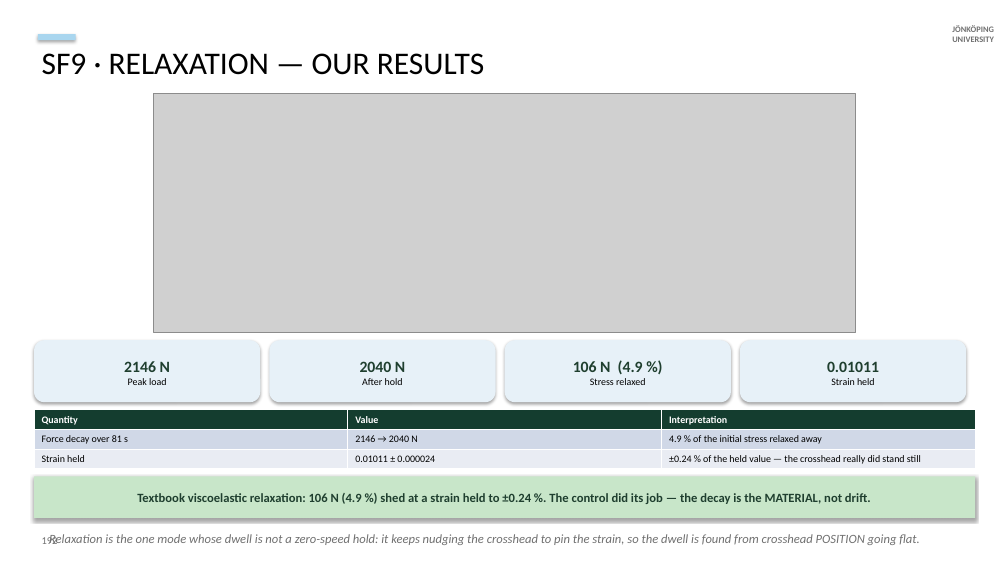
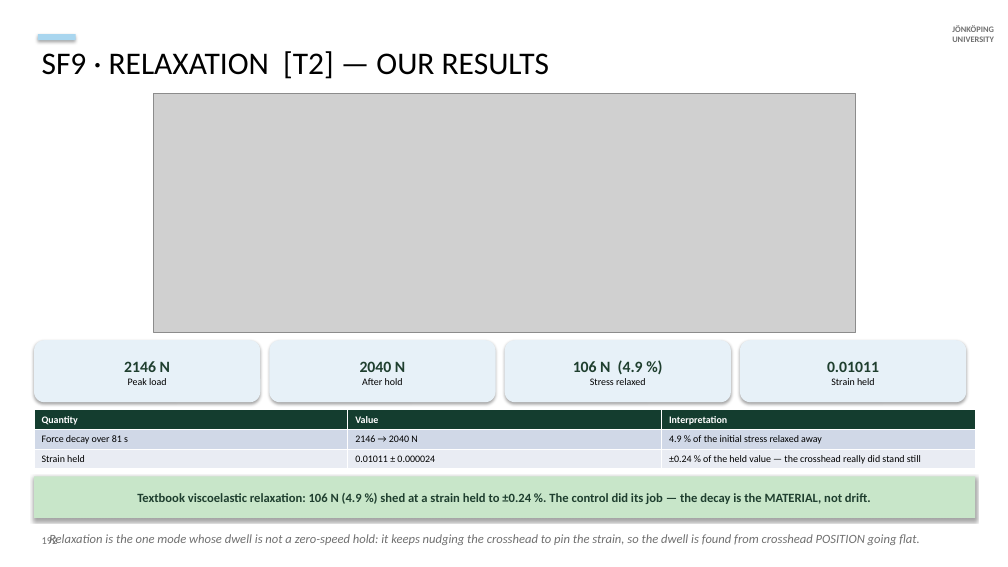
Before and after one commit to cenmir/UTM, a slide deck: slide 52 of documentation/V6a_8_6_20_slides.pptx. Drawn at 1008x567 pixels with LibreOffice and Linux fonts; fonts in the diff are those of the drawing; grey boxes stand for pictures. Boxes give left, top, right and bottom in pixels: in the first picture for what was removed or moved away, otherwise in the second. Text is boxed around its words. In the diff, an @@ line names an element or a change of style, - is before the commit and + after.

```diff
--- a/documentation/V6a_8_6_20_slides.pptx
+++ b/documentation/V6a_8_6_20_slides.pptx
@@ text at bbox=[42, 51, 549, 79]: text changed @@
-SF9 · RELAXATION — OUR RESULTS
+SF9 · RELAXATION [T2] — OUR RESULTS
```
Also in this commit, not shown: 12 other slides changed, 1 slide added, 3 other files.
